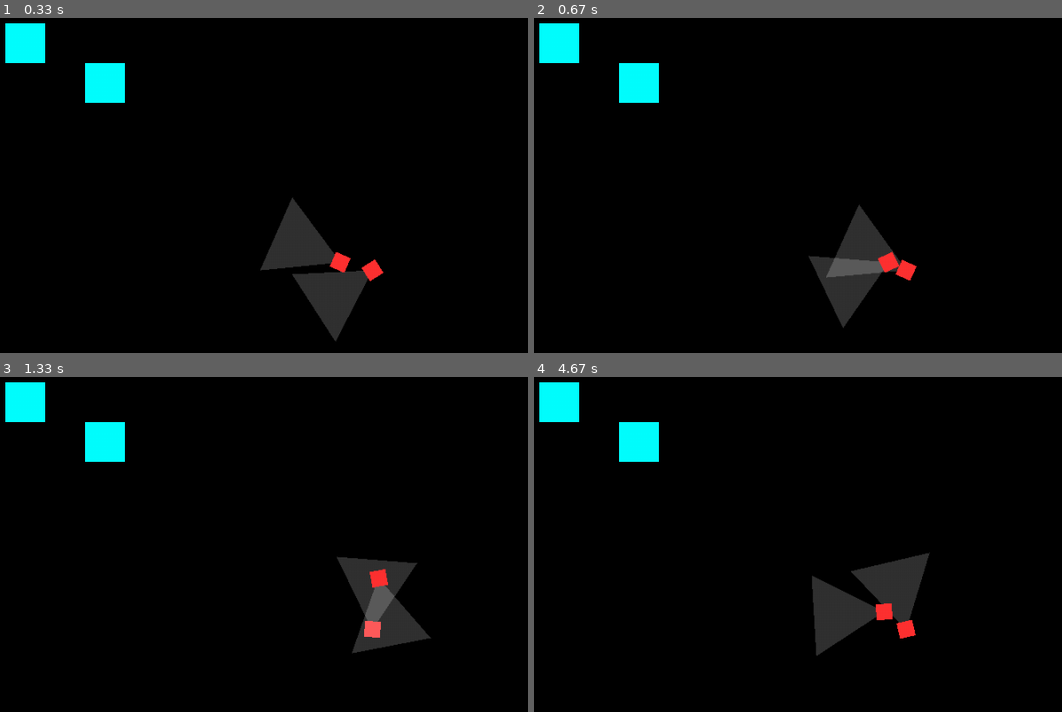
Above: before the commit, frames 1-4 (two rows, left to right).
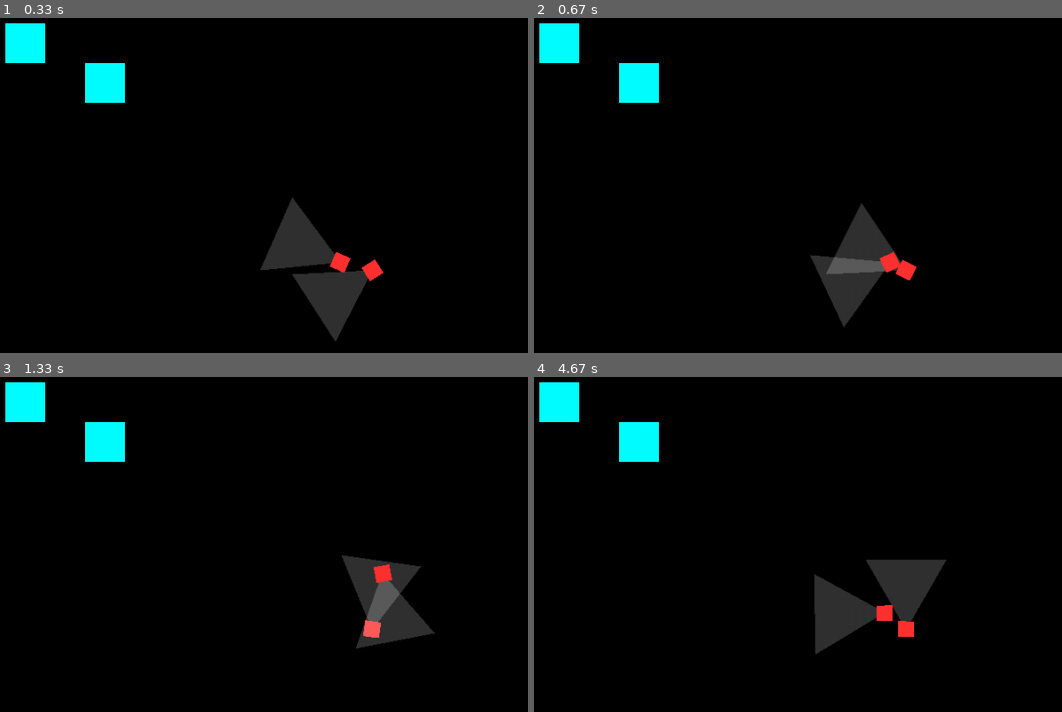
Above: after the commit, the same moments.

Repository: slalomsquid/2DShooter
Game: pygame game, started from main.py
The game is run twice, just before and just after one commit, with the same random seed, the same clock (stepped at 60 frames per second) and the same inputs.
Inputs (mouse positions are in pixels of both pictures, inside the frame that each line leads up to):
- Up to frame 1 (0.33 s): no input
- Up to frame 2 (0.67 s): hold Right from 0.33 s (still down); move the mouse to (829, 289) at 0.37 s
- Up to frame 3 (1.33 s): release Right at 0.8 s; hold Up 0.83-1.13 s; move the mouse to (outside the picture) at 0.87 s; hold Right from 1.17 s (still down); move the mouse to (132, 624) at 1.2 s
- Up to frame 4 (4.67 s): release Right at 1.63 s; hold Left 1.67-2.2 s; move the mouse to (613, 524) at 1.7 s; hold Down 2.23-2.53 s; move the mouse to (977, 397) at 2.27 s; hold Left 2.57-2.97 s; move the mouse to (951, 675) at 2.6 s; hold Up 3-3.37 s; move the mouse to (871, 407) at 3.03 s; hold Right 3.4-4.03 s; move the mouse to (570, 604) at 3.43 s; hold Down 4.07-4.43 s; move the mouse to (866, 688) at 4.1 s; hold Left from 4.47 s (still down); move the mouse to (829, 514) at 4.5 s

Frame 1 is identical in both runs. In frame 2, 0.3% of the frame differs, in the area x 52-73%, y 55-93%; in frame 3, 0.9%; in frame 4, 1.0%, in the area x 52-79%, y 52-84%.

Commit message:
Fixed movement and scroll

Diff:
--- a/constants.py
+++ b/constants.py
@@ -4,6 +4,8 @@
 FPS = 60
 WIDTH, HEIGHT = 1000, 800
 ORIGIN = [WIDTH//2, HEIGHT//2]
+
+SCROLL_MARGIN = 100
 
 BLACK = (0, 0, 0)
 WHITE = (255, 255, 255)
--- a/main.py
+++ b/main.py
@@ -26,8 +26,6 @@
 
     mouse_pos = (0, 0)
     mouse_rel = (0, 0)
-
-    scroll_area_width = 200
 
     running = True
 
@@ -65,7 +63,18 @@
 
         rect_map = {obj: obj.rect for obj in (blocks + enemies)}
 
-        player.handle_movement(keys, delta_time, rect_map)
+        dx, dy = player.handle_movement(keys, delta_time, rect_map)
+
+        if player.x + dx < constants.SCROLL_MARGIN:
+            offset_x += dx
+        elif player.x + dx > constants.WIDTH - constants.SCROLL_MARGIN:
+            offset_x += dx
+
+        if player.y + dy < constants.SCROLL_MARGIN:
+            offset_y += dy
+        elif player.y + dy > constants.HEIGHT - constants.SCROLL_MARGIN:
+            offset_y += dy
+
         player.sync_player()
 
         player.process(mouse_pos, mouse_rel, offset_x, offset_y, delta_time=delta_time)
--- a/player.py
+++ b/player.py
@@ -65,15 +65,21 @@
         if dx != 0:
             new_rect = self.rect.move(dx, 0)
             if not any(obj.colliderect(new_rect) for obj in rectangles.values()):
-                self.rect = new_rect
-                self.x_vel = dx
+                self.x += dx
+                # self.rect = new_rect
+                # self.x_vel = dx
 
         # Try Y movement
         if dy != 0:
             new_rect = self.rect.move(0, dy)
             if not any(obj.colliderect(new_rect) for obj in rectangles.values()):
-                self.rect = new_rect
-                self.y_vel = dy
+                self.y += dy
+                # self.rect = new_rect
+                # self.y_vel = dy
+
+        self.rect.center = (self.x, self.y)
+
+        return dx, dy
 
     def handle_mouse(self, mouse_pos, mouse_rel, delta_time):
         pass
@@ -104,13 +110,21 @@
 
         pygame.draw.polygon(surface, (255, 255, 255, 50), poly)
 
-        draw_rotated_rect(surface, self.color, (self.x - self.size_x//2 - offset_x, self.y - self.size_y//2 - offset_y, self.size_x, self.size_y), self.rotation, (self.x, self.y))
+        # draw_rotated_rect(surface, self.color, (self.x - self.size_x//2 - offset_x, self.y - self.size_y//2 - offset_y, self.size_x, self.size_y), self.rotation, (self.x, self.y))
+
+        draw_rotated_rect(surface, self.color,
+    (self.x - self.size_x//2 - offset_x,
+     self.y - self.size_y//2 - offset_y,
+     self.size_x, self.size_y),
+    self.rotation,
+    (self.x - offset_x, self.y - offset_y))
 
         return surface
 
     def sync_player(self):
-        self.x = self.rect.centerx
-        self.y = self.rect.centery
+        # self.x = self.rect.centerx
+        # self.y = self.rect.centery
+        self.rect.center = (self.x, self.y)
 
 if __name__ == "__main__":
     print("This is a utility file, not meant to be run directly")
Not shown, changed: README.md
